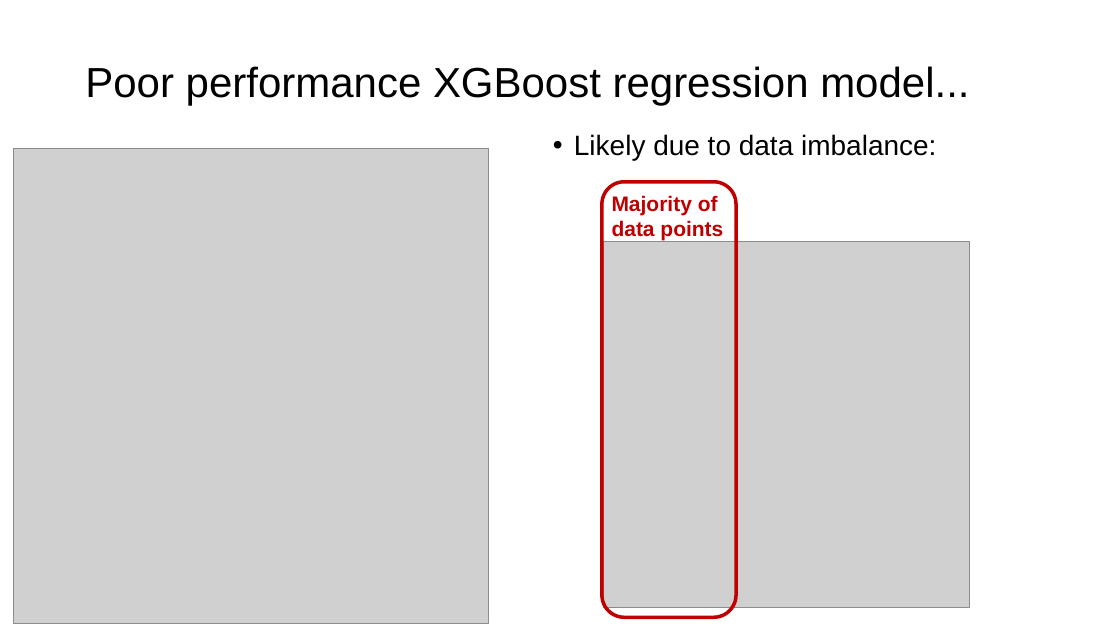
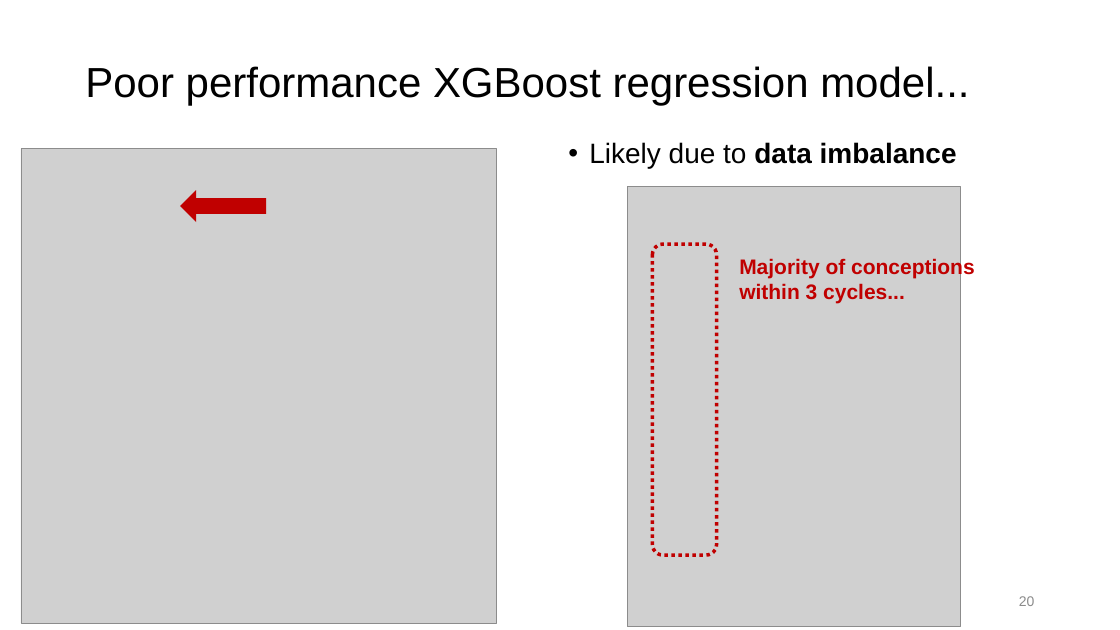
Before and after one commit to JeroenBuil/natural-cycles-assignment, a slide deck: slide 20 of reports/Natural Cycles - Assignment Report - Jeroen Buil.pptx. Drawn at 1120x630 pixels with LibreOffice and Linux fonts; fonts in the diff are those of the drawing; grey boxes stand for pictures. Boxes give left, top, right and bottom in pixels: in the first picture for what was removed or moved away, otherwise in the second. Text is boxed around its words. In the diff, an @@ line names an element or a change of style, - is before the commit and + after.

Commit message:
Add latest version of slides

```diff
--- a/reports/Natural Cycles - Assignment Report - Jeroen Buil.pptx
+++ b/reports/Natural Cycles - Assignment Report - Jeroen Buil.pptx
@@ picture: place and size @@
-picture at (13,149,489,623)
+picture at (21,149,497,623)
@@ text at (589,142,957,168): text changed; bold on @@
-• Likely due to data imbalance:
+• Likely due to data imbalance
@@ left arrow added at (181,192,266,221), fill #C00000, outline #C00000 1 pt @@
@@ text removed at (612,195,723,241) @@
-Majority of data points
@@ picture: place and size @@
-picture at (603,241,970,607)
+picture at (628,187,961,627)
@@ rounded rectangle: place and size @@
-rounded rectangle at (602,181,737,618)
+rounded rectangle at (653,245,717,555)
@@ rounded rectangle at (653,245,717,555): outline #C00000 3 pt to #C00000 3 pt dashed @@
@@ text added at (739,257,975,303), 18 pt, text #C00000, bold @@
+Majority of conceptions within 3 cycles...
@@ page number added at (1019,596,1035,606), 12 pt, text #8C8C8C @@
+20
```
Also in this commit, not shown: 21 other slides changed, 1 slide added, 1 slide removed, 2 other files.
